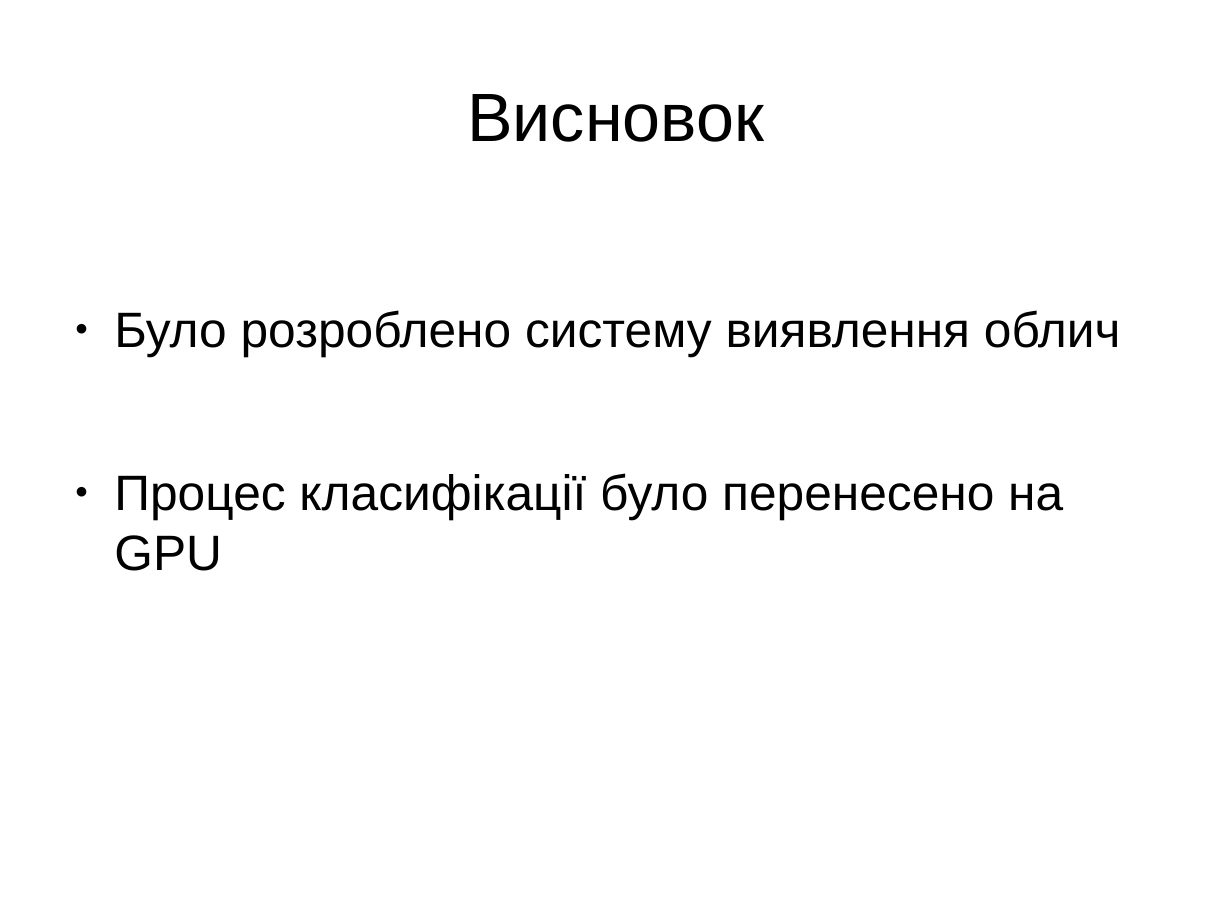
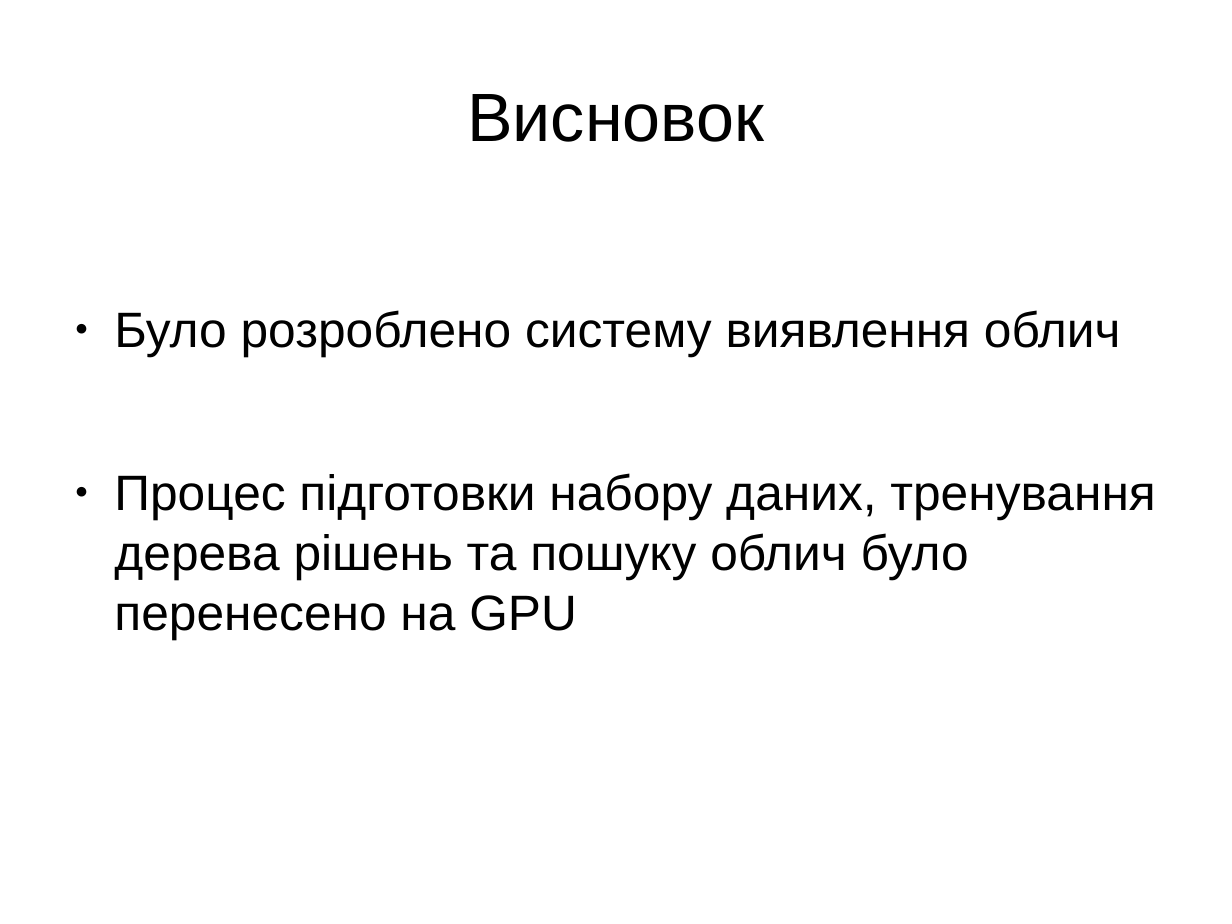
Before and after one commit to FaceDetect/gpu-face-detection, a slide deck: slide 43 of doc/presentation.odp (slide 36 before the commit). Drawn at 1232x924 pixels with LibreOffice and Linux fonts; fonts in the diff are those of the drawing. Boxes give left, top, right and bottom in pixels: in the first picture for what was removed or moved away, otherwise in the second. Text is boxed around its words. In the diff, an @@ line names an element or a change of style, - is before the commit and + after.

```diff
--- a/doc/presentation.odp
+++ b/doc/presentation.odp
@@ text at [114, 473, 1155, 639]: text changed @@
-● Процес класифікації було перенесено на GPU
+● Процес підготовки набору даних, тренування дерева рішень та пошуку облич було перенесено на GPU
```
Also in this commit, not shown: 1 other slide changed, 7 slides added.
